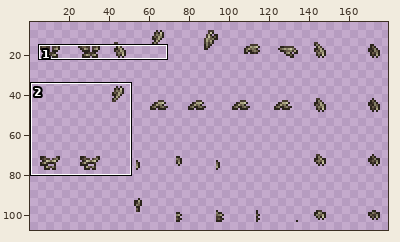
Sprite sheet, stored at Resources/Textures/Items/Equipables/Miscellaneous/CarcassChestguard_Body.png. Above: a wide view before the commit, with the close-up outlined.
Close-up. Old version:
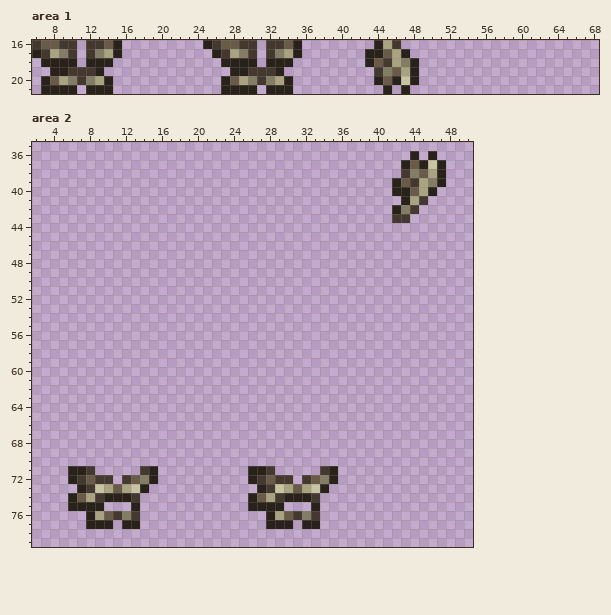
The file is 360x224 pixels, drawn in blocks of 2x2; one block is one cell here. Shown: area 1: x 6..68, y 16..21; area 2: x 2..50, y 35..79. The wide view leaves out empty margins.
The same view after the edit:
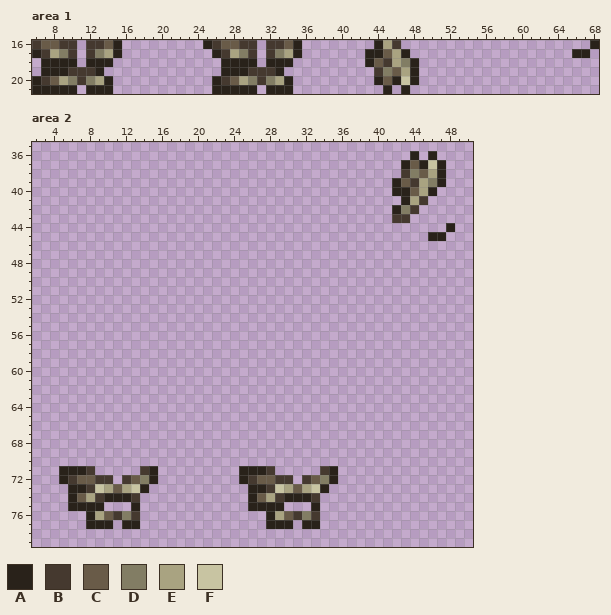
Palette (. is transparent): A #29221a  B #45392f  C #695b48  D #827d64  E #a9a381  F #c8c4a2
Edits made:
Area 1:
The author put colour A in row 16 at x 68; in row 17 at x 66 to 67; in row 19 at x 7 and 27; in rows 20 to 21 at x 6 and 26.
Colour A becomes colour B in row 20 at x 7 and 27.
Area 2:
The author put colour A in row 44 at x 48; in row 45 at x 46 to 47; in rows 71 to 72 at x 5 and 25; in row 73 at x 6 and 26.
Colour A becomes colour B in row 72 at x 6 and 26.
Colour B becomes colour C in row 72 at x 7 and 27.
Pixel boxes of the changes (left, top, right, bottom) in both close-ups:
added: (572, 40, 599, 58)
changed: (32, 67, 50, 94)
changed: (212, 67, 230, 94)
added: (428, 223, 455, 241)
changed: (59, 466, 86, 493)
changed: (239, 466, 266, 493)
